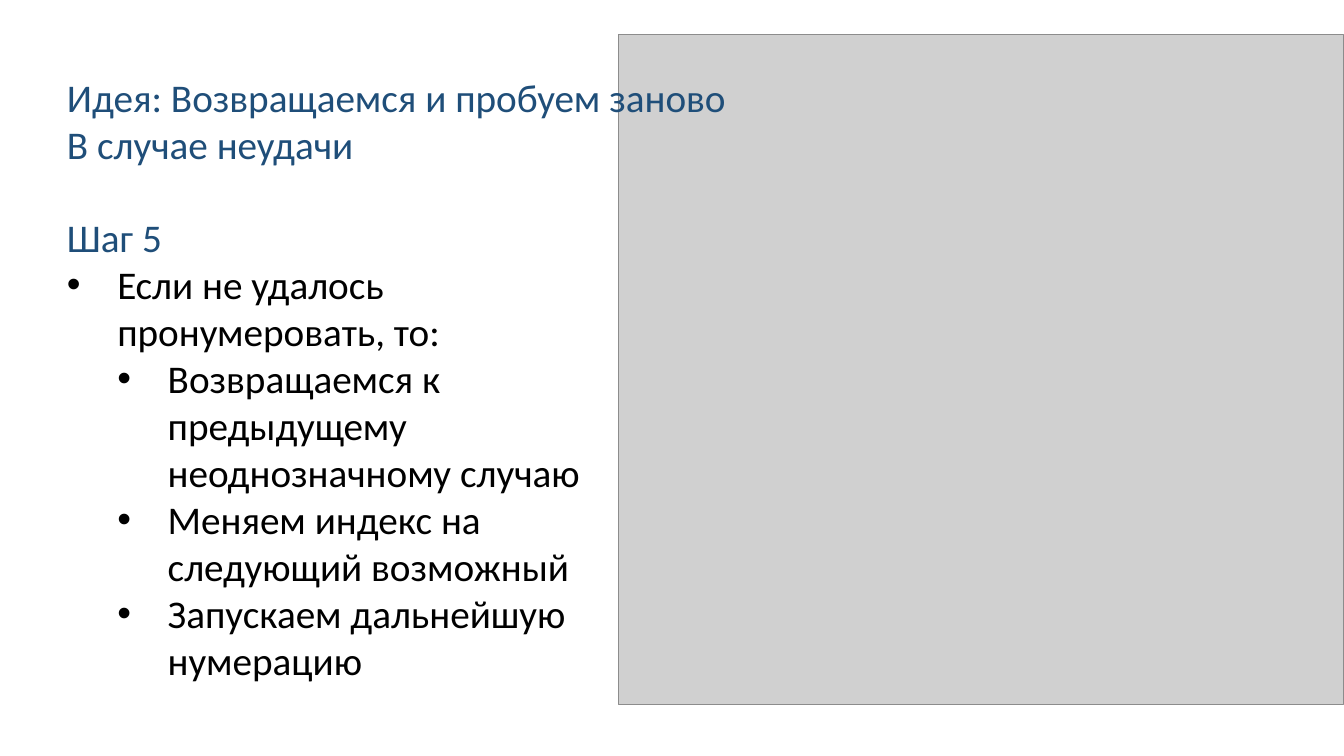
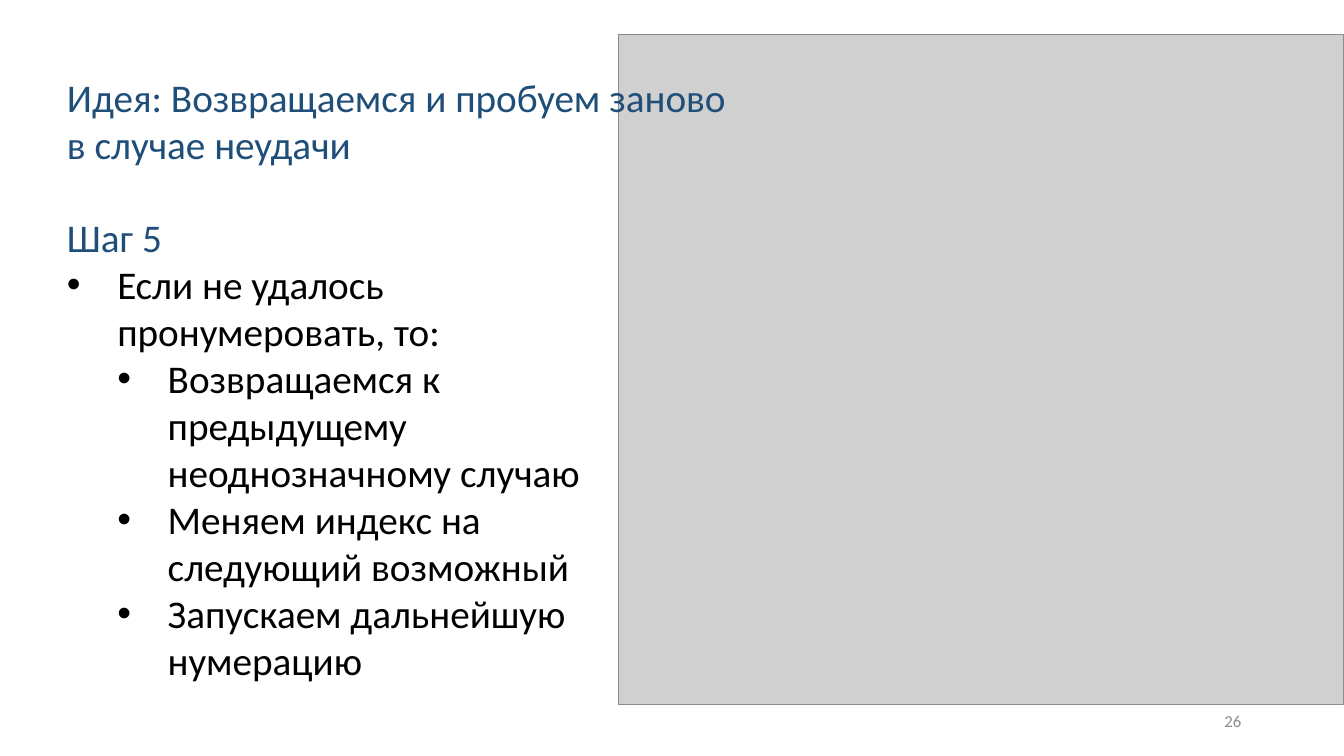
Before and after one commit to Linserous/NumericalGridGeneration, a slide deck: slide 26 of docs/Презентация v0.8.1.pptx (slide 24 before the commit). Drawn at 1344x756 pixels with LibreOffice and Linux fonts; fonts in the diff are those of the drawing; grey boxes stand for pictures. Boxes give left, top, right and bottom in pixels: in the first picture for what was removed or moved away, otherwise in the second. Text is boxed around its words. In the diff, an @@ line names an element or a change of style, - is before the commit and + after.

```diff
--- a/docs/Презентация v0.8.1.pptx
+++ b/docs/Презентация v0.8.1.pptx
@@ text at box(67, 140, 351, 166): text changed @@
-В случае неудачи
+в случае неудачи
@@ page number added at box(1224, 716, 1241, 727), 12 pt, text #8C8C8C @@
+26
```
Also in this commit, not shown: 37 other slides changed, 11 slides added, 5 slides removed.
